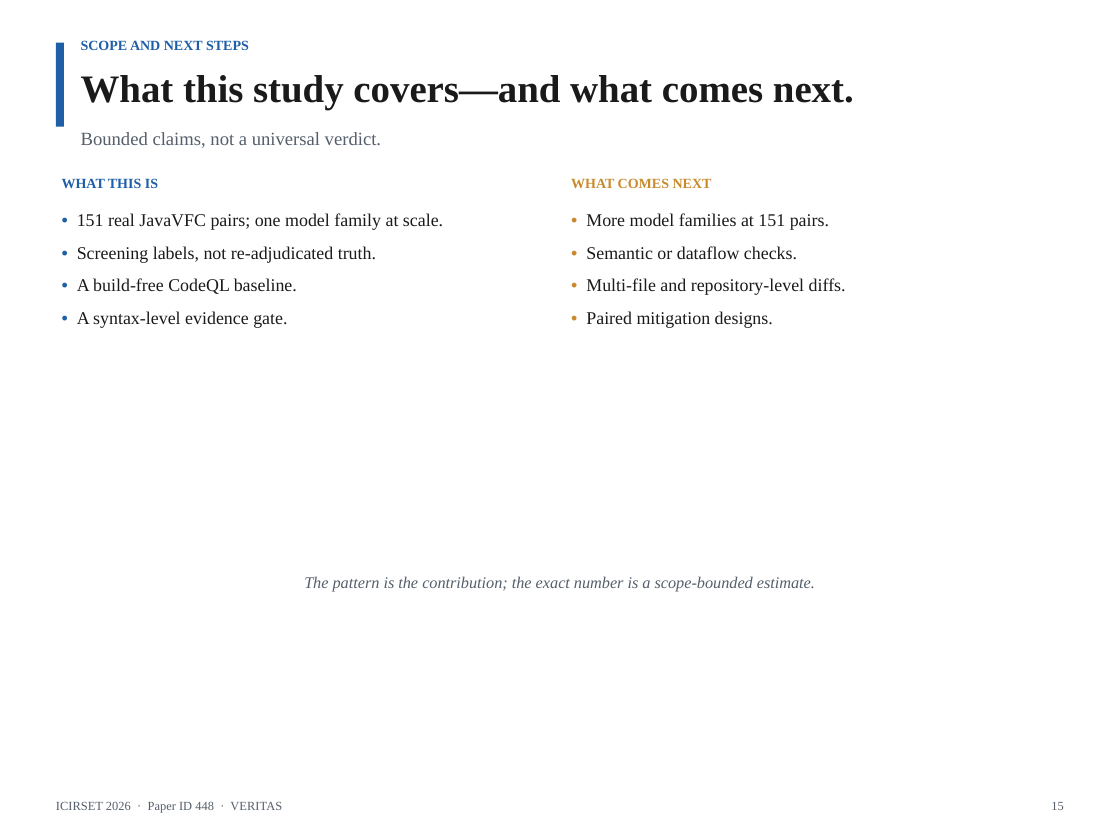
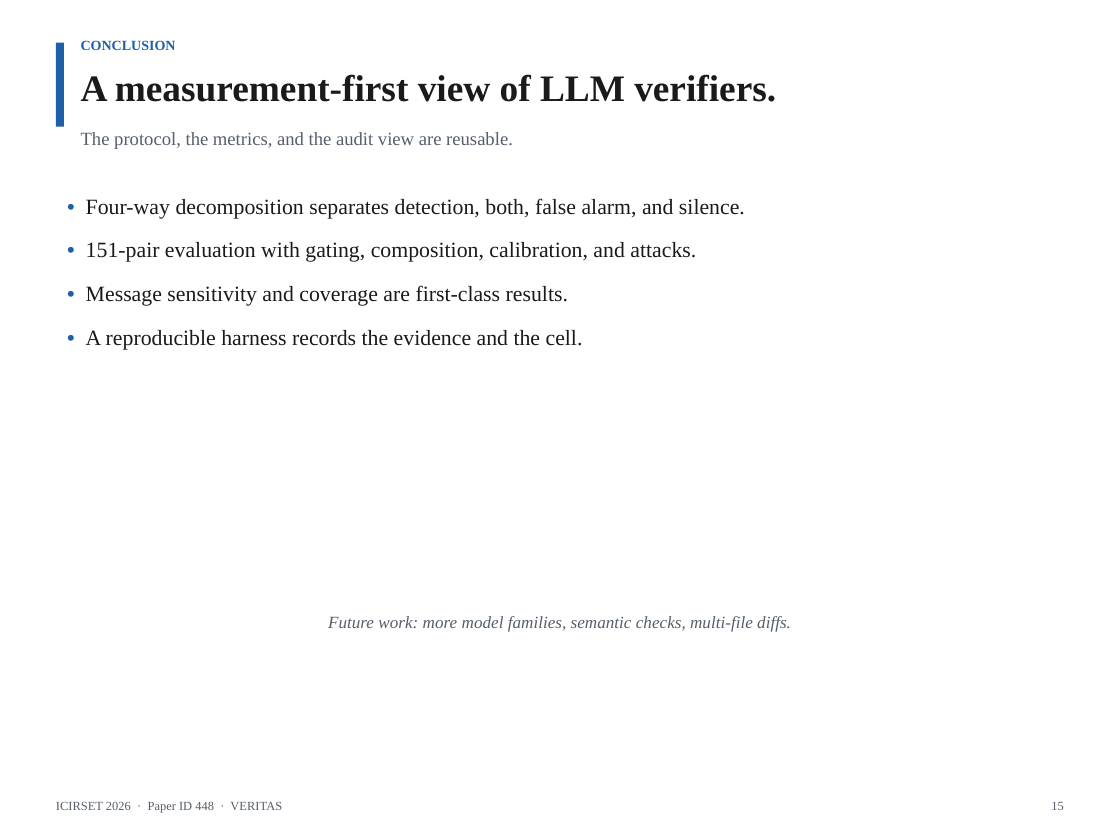
Before and after one commit to AmonWasHere/Proto, a slide deck: slide 15 of paper/ICIRSET-26_VERITAS_Presentation.pptx. Drawn at 1120x840 pixels with LibreOffice and Linux fonts; fonts in the diff are those of the drawing. Boxes give left, top, right and bottom in pixels: in the first picture for what was removed or moved away, otherwise in the second. Text is boxed around its words. In the diff, an @@ line names an element or a change of style, - is before the commit and + after.

Commit message:
Revise ICIRSET deck: metric definitions, technical focus, no critique slides

```diff
--- a/paper/ICIRSET-26_VERITAS_Presentation.pptx
+++ b/paper/ICIRSET-26_VERITAS_Presentation.pptx
@@ text at (x1=81, y1=40, x2=176, y2=50): text changed @@
-SCOPE AND NEXT STEPS
+CONCLUSION
@@ text at (x1=81, y1=74, x2=776, y2=102): text changed; size 25 to 24 pt @@
-What this study covers—and what comes next.
+A measurement-first view of LLM verifiers.
@@ text at (x1=81, y1=132, x2=513, y2=149): text changed @@
-Bounded claims, not a universal verdict.
+The protocol, the metrics, and the audit view are reusable.
@@ text removed at (x1=62, y1=178, x2=158, y2=188) @@
-WHAT THIS IS
@@ text removed at (x1=571, y1=178, x2=712, y2=189) @@
-WHAT COMES NEXT
@@ text added at (x1=86, y1=198, x2=745, y2=350), 14 pt, text #1A1A1A @@
+• Four-way decomposition separates detection, both, false alarm, and silence.
+• 151-pair evaluation with gating, composition, calibration, and attacks.
+• Message sensitivity and coverage are first-class results.
+• A reproducible harness records the evidence and the cell.
@@ text removed at (x1=77, y1=213, x2=443, y2=328) @@
-• 151 real JavaVFC pairs; one model family at scale.
-• Screening labels, not re-adjudicated truth.
-• A build-free CodeQL baseline.
-• A syntax-level evidence gate.
@@ text removed at (x1=586, y1=213, x2=846, y2=328) @@
-• More model families at 151 pairs.
-• Semantic or dataflow checks.
-• Multi-file and repository-level diffs.
-• Paired mitigation designs.
@@ text removed at (x1=304, y1=576, x2=815, y2=592) @@
-The pattern is the contribution; the exact number is a scope-bounded estimate.
@@ text added at (x1=328, y1=616, x2=791, y2=632), 11 pt, text #555F6B, italic @@
+Future work: more model families, semantic checks, multi-file diffs.
```
Also in this commit, not shown: 5 other slides changed, 8 slides added, 9 slides removed, 1 other file.
